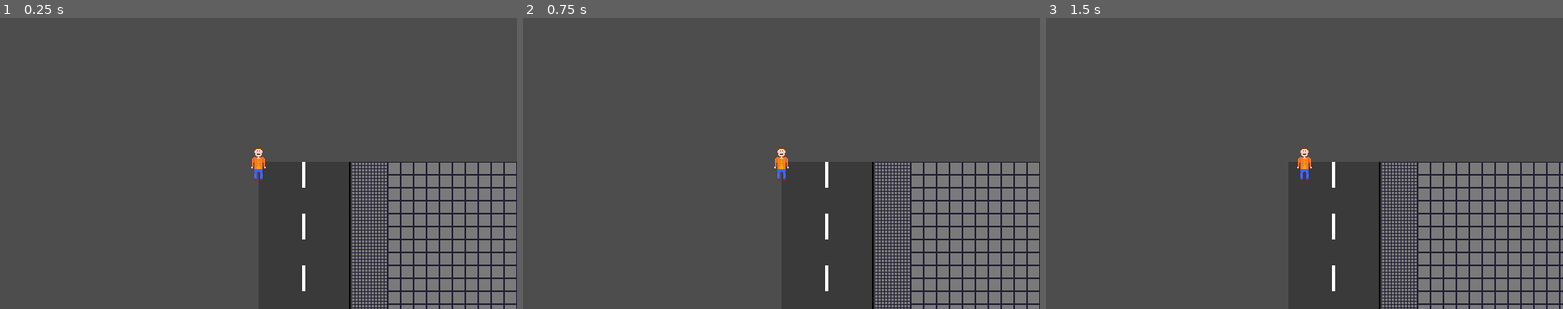
Above: before the commit, frames 1-3 (left to right).
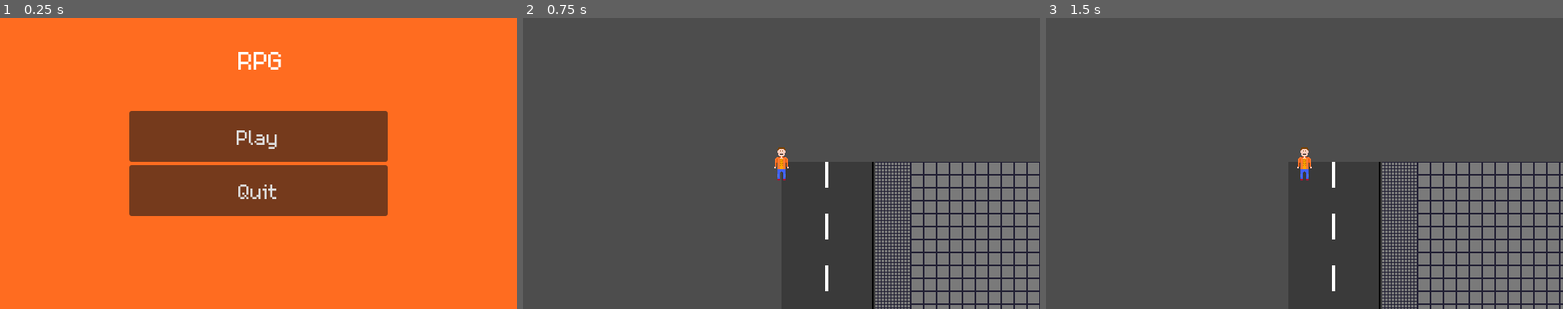
Above: after the commit, the same moments.

Repository: ynosnow/RPG
Game: Godot game, scene res://menu.tscn
Same seed, same stepped clock (60 frames per second), same inputs: the game is played once before the commit and once after it. Before the commit the project starts from res://game.tscn.
Inputs (mouse positions are in pixels of both pictures, inside the frame that each line leads up to):
- Up to frame 1 (0.25 s): no input
- Up to frame 2 (0.75 s): click (781, 137) at 0.5 s, where only the run after the commit has a clickable "Play"
- Up to frame 3 (1.5 s): tap Enter at 1.25 s; hold Right (right) from 1.28 s (still down)

The runs differ from the first frame. In frame 1, 100% of the frame differs, in the area x 0-100%, y 0-100%; in frame 2, nothing differs; in frame 3, nothing differs.

Commit message:
Added Menu with custom textfont

Diff:
--- /dev/null
+++ b/menu.gd
@@ -0,0 +1,9 @@
+extends Control
+
+
+func _on_play_btn_pressed() -> void:
+	get_tree().change_scene_to_file("res://game.tscn")
+
+
+func _on_quit_pressed() -> void:
+	get_tree().quit()
--- a/menu.tscn
+++ b/menu.tscn
@@ -1,4 +1,7 @@
-[gd_scene format=3 uid="uid://e1rwa13wi1k7"]
+[gd_scene load_steps=3 format=3 uid="uid://e1rwa13wi1k7"]
+
+[ext_resource type="Script" uid="uid://dj4kopq2vyah8" path="res://menu.gd" id="1_lti8b"]
+[ext_resource type="FontFile" uid="uid://dh4w8na081n4q" path="res://m5x7.ttf" id="2_ouk20"]
 
 [node name="Menu" type="Control"]
 layout_mode = 3
@@ -7,3 +10,59 @@
 anchor_bottom = 1.0
 grow_horizontal = 2
 grow_vertical = 2
+script = ExtResource("1_lti8b")
+
+[node name="MenuColor" type="ColorRect" parent="."]
+layout_mode = 0
+offset_right = 640.0
+offset_bottom = 360.0
+color = Color(1, 0.423529, 0.12549, 1)
+
+[node name="VBoxContainer" type="VBoxContainer" parent="."]
+layout_mode = 1
+anchors_preset = 8
+anchor_left = 0.5
+anchor_top = 0.5
+anchor_right = 0.5
+anchor_bottom = 0.5
+offset_left = -160.0
+offset_top = -65.0
+offset_right = 160.0
+offset_bottom = 65.0
+grow_horizontal = 2
+grow_vertical = 2
+
+[node name="PlayBtn" type="Button" parent="VBoxContainer"]
+texture_filter = 1
+layout_mode = 2
+size_flags_vertical = 3
+theme_override_fonts/font = ExtResource("2_ouk20")
+theme_override_font_sizes/font_size = 40
+text = "Play
+"
+
+[node name="Quit" type="Button" parent="VBoxContainer"]
+texture_filter = 1
+layout_mode = 2
+size_flags_vertical = 3
+theme_override_fonts/font = ExtResource("2_ouk20")
+theme_override_font_sizes/font_size = 40
+text = "Quit"
+
+[node name="Label" type="Label" parent="."]
+texture_filter = 1
+layout_mode = 1
+anchors_preset = 5
+anchor_left = 0.5
+anchor_right = 0.5
+offset_left = -25.0
+offset_top = 30.0
+offset_right = 31.0
+offset_bottom = 71.0
+grow_horizontal = 2
+theme_override_fonts/font = ExtResource("2_ouk20")
+theme_override_font_sizes/font_size = 50
+text = "RPG"
+
+[connection signal="pressed" from="VBoxContainer/PlayBtn" to="." method="_on_play_btn_pressed"]
+[connection signal="pressed" from="VBoxContainer/Quit" to="." method="_on_quit_pressed"]
--- a/project.godot
+++ b/project.godot
@@ -11,7 +11,7 @@
 [application]
 
 config/name="RPG"
-run/main_scene="uid://biismmld4b6lj"
+run/main_scene="uid://e1rwa13wi1k7"
 config/features=PackedStringArray("4.4", "Mobile")
 config/icon="res://icon.svg"
 
Binary file added: m5x7.ttf
Not shown, added: m5x7.ttf.import
Not shown, added: menu.gd.uid
